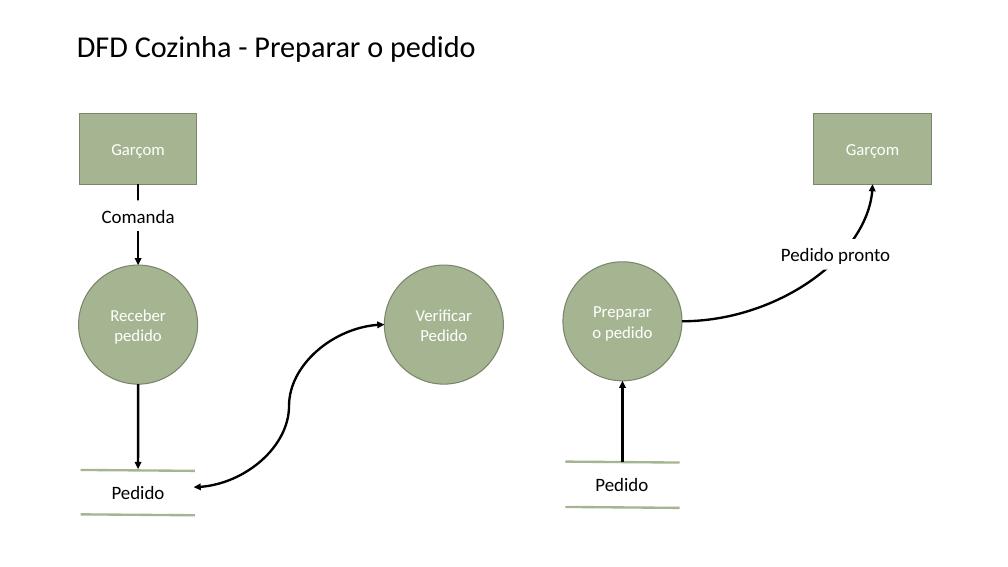
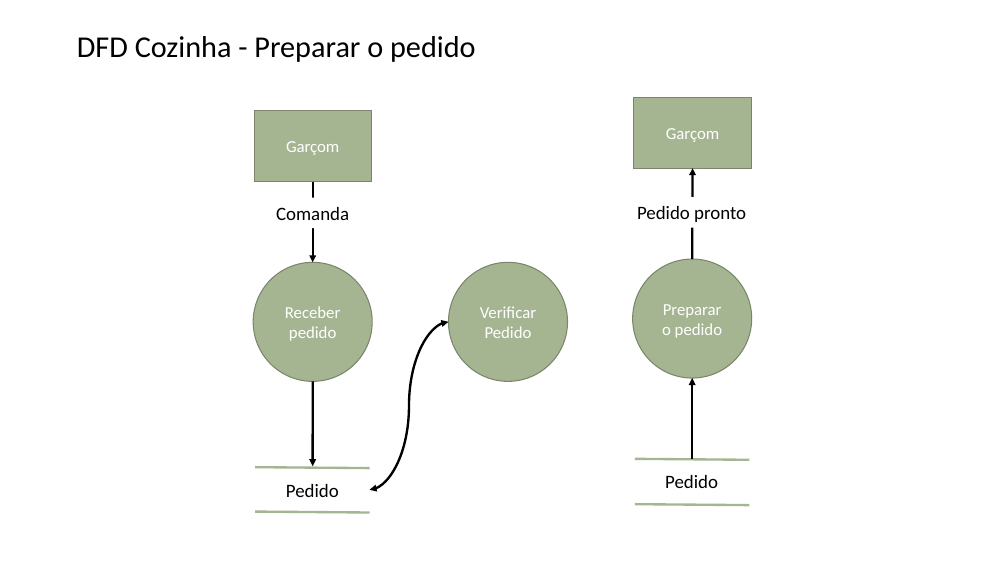
Before and after one commit to faconta/OPE, a slide deck: slide 3 of Artefatos/16. Diagramas de Fluxo de Dados.pptx. Drawn at 1008x567 pixels with LibreOffice and Linux fonts; fonts in the diff are those of the drawing. Boxes give left, top, right and bottom in pixels: in the first picture for what was removed or moved away, otherwise in the second. Text is boxed around its words. In the diff, an @@ line names an element or a change of style, - is before the commit and + after.

```diff
--- a/Artefatos/16. Diagramas de Fluxo de Dados.pptx
+++ b/Artefatos/16. Diagramas de Fluxo de Dados.pptx
@@ rectangle "Garçom" moved from (x1=814, y1=113, x2=932, y2=184) to (x1=634, y1=98, x2=752, y2=168) @@
@@ curved arrow moved from (682, 321) - (873, 185) to (693, 259) - (693, 169) @@
@@ text "Pedido pronto" moved from (x1=781, y1=248, x2=890, y2=264) to (x1=637, y1=206, x2=746, y2=222) @@
@@ ellipse "Verificar Pedido" moved from (x1=384, y1=265, x2=503, y2=384) to (x1=448, y1=262, x2=567, y2=381) @@
@@ curved double arrow moved from (194, 487) - (384, 324) to (370, 490) - (448, 322) @@
@@ 2 arrows, 1 ellipse, 1 line moved together from (x1=79, y1=185, x2=197, y2=471) to (x1=253, y1=181, x2=372, y2=468) @@
@@ 2 lines, 1 ellipse, 1 text, 1 arrow moved together from (x1=563, y1=262, x2=682, y2=508) to (x1=633, y1=259, x2=752, y2=505) @@
@@ text "Pedido" moved from (x1=112, y1=486, x2=165, y2=499) to (x1=286, y1=484, x2=339, y2=497) @@
@@ text "Pedido" at (x1=286, y1=484, x2=339, y2=497): alignment left to centre @@
@@ 1 rectangle, 1 text, 1 line moved together from (x1=79, y1=113, x2=197, y2=516) to (x1=254, y1=111, x2=371, y2=513) @@
```
Also in this commit, not shown: 7 other slides changed, 1 other file.
